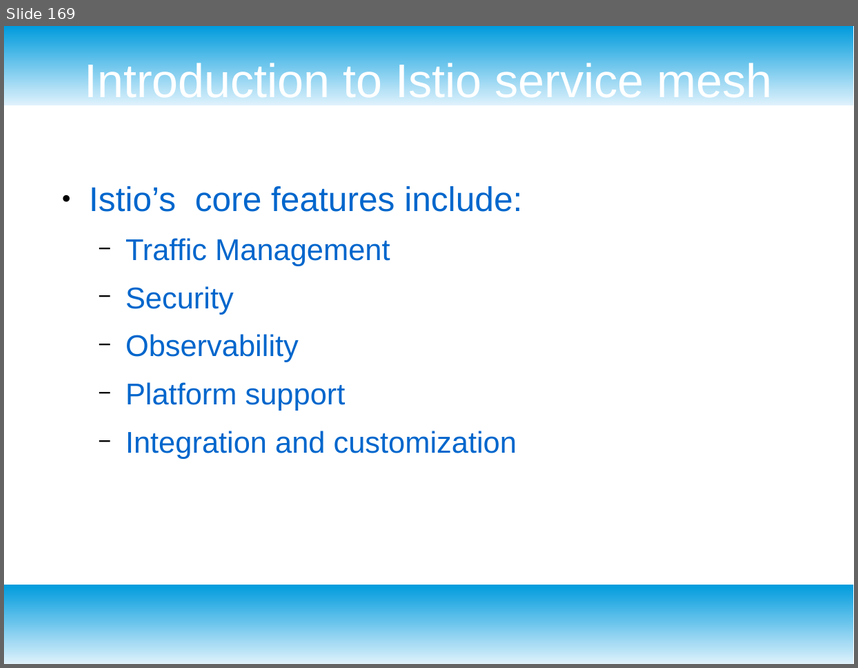
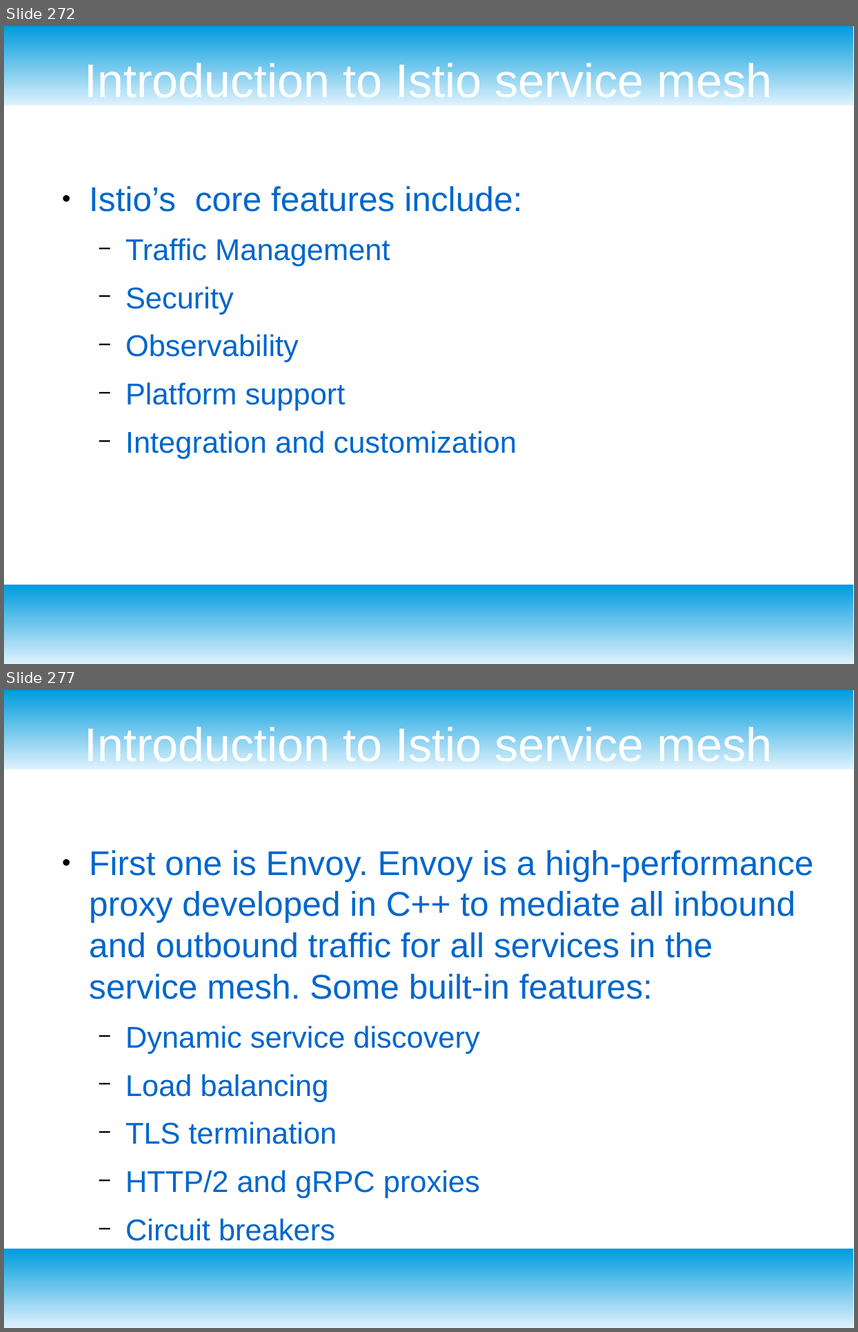
Before and after one commit to redmage123/kubernetes-course, a slide deck: docs/Kubernetes slides.odp. Shown one above the other, each under a label of ours: slide 169 before the commit, slides 272 and 277 after it; the slides between them are not shown. The pictures are 858x668 and 858x1332 pixels, drawn with LibreOffice and Linux fonts; fonts in the diff are those of the drawing. Boxes give left, top, right and bottom in pixels: in the first picture for what was removed or moved away, otherwise in the second. Text is boxed around its words. In the diff, an @@ line names an element or a change of style, - is before the commit and + after.

```diff
--- a/docs/Kubernetes slides.odp
+++ b/docs/Kubernetes slides.odp
@@ slide 277 added at box(4, 690, 854, 1328), background #FFFFFF; not listed: 2 template elements that a slide beside it also shows @@
@@ title added at box(84, 723, 773, 769), 44 pt, text #FFFFFF @@
+Introduction to Istio service mesh
@@ text added at box(89, 850, 813, 1241), 32 pt, text #0066CC @@
+● First one is Envoy. Envoy is a high-performance proxy developed in C++ to mediate all inbound and outbound traffic for all services in the service mesh. Some built-in features:
+  − Dynamic service discovery
+  − Load balancing
+  − TLS termination
+  − HTTP/2 and gRPC proxies
+  − Circuit breakers
@@ what was slide 169 is now slide 272 @@
```
Also in this commit, not shown: 117 other slides added, 18 other files.
